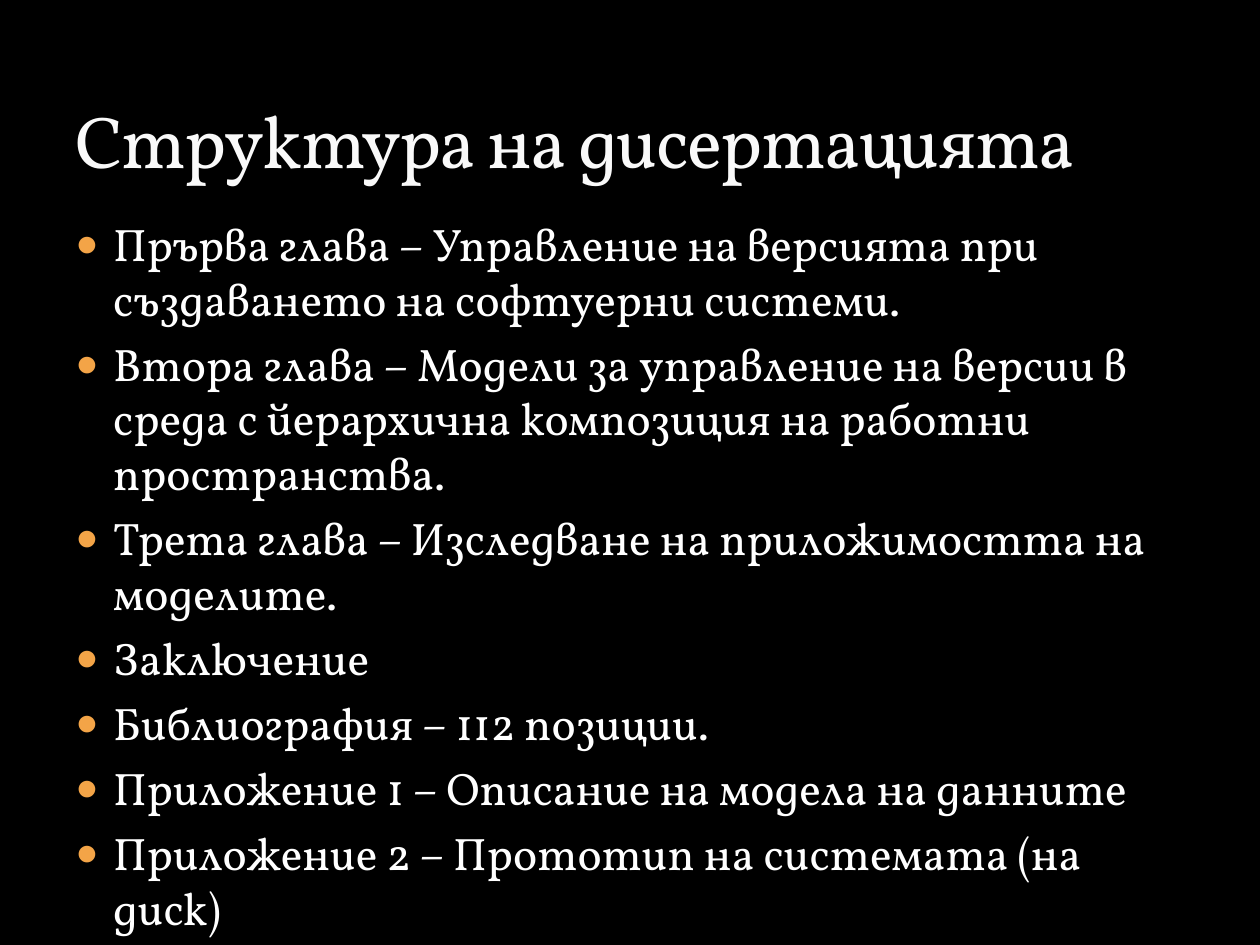
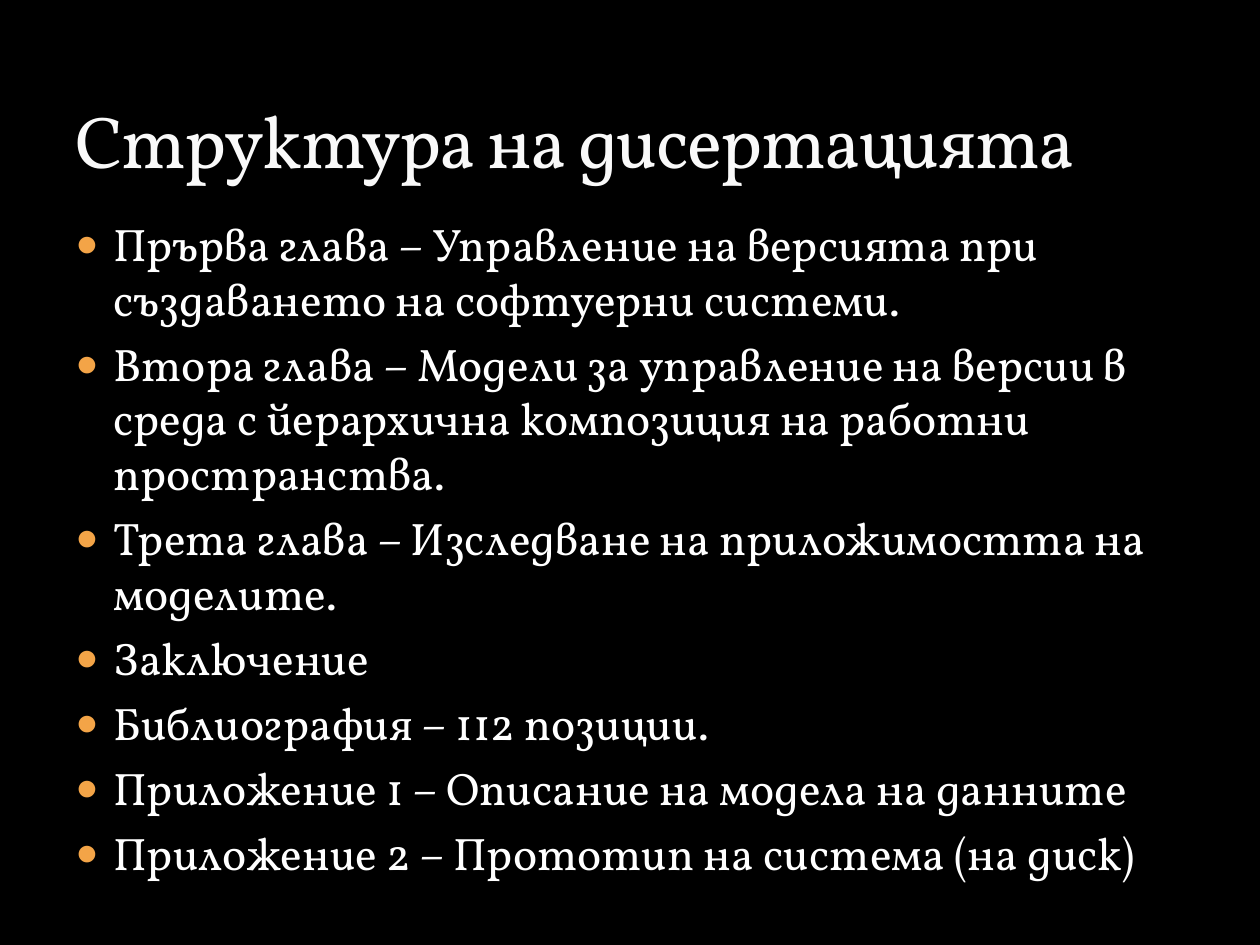
Before and after one commit to vjotov/versia, a slide deck: slide 5 of doc/Presentation.pptx. Drawn at 1260x945 pixels with LibreOffice and Linux fonts; fonts in the diff are those of the drawing; background and template pictures are left out. Boxes give left, top, right and bottom in pixels: in the first picture for what was removed or moved away, otherwise in the second. Text is boxed around its words. In the diff, an @@ line names an element or a change of style, - is before the commit and + after.

```diff
--- a/doc/Presentation.pptx
+++ b/doc/Presentation.pptx
@@ text at box(113, 836, 1135, 883): text changed @@
-● Приложение 2 – Прототип на системата (на диск)
+● Приложение 2 – Прототип на система (на диск)
```
Also in this commit, not shown: 6 slides added, 1 other file.
